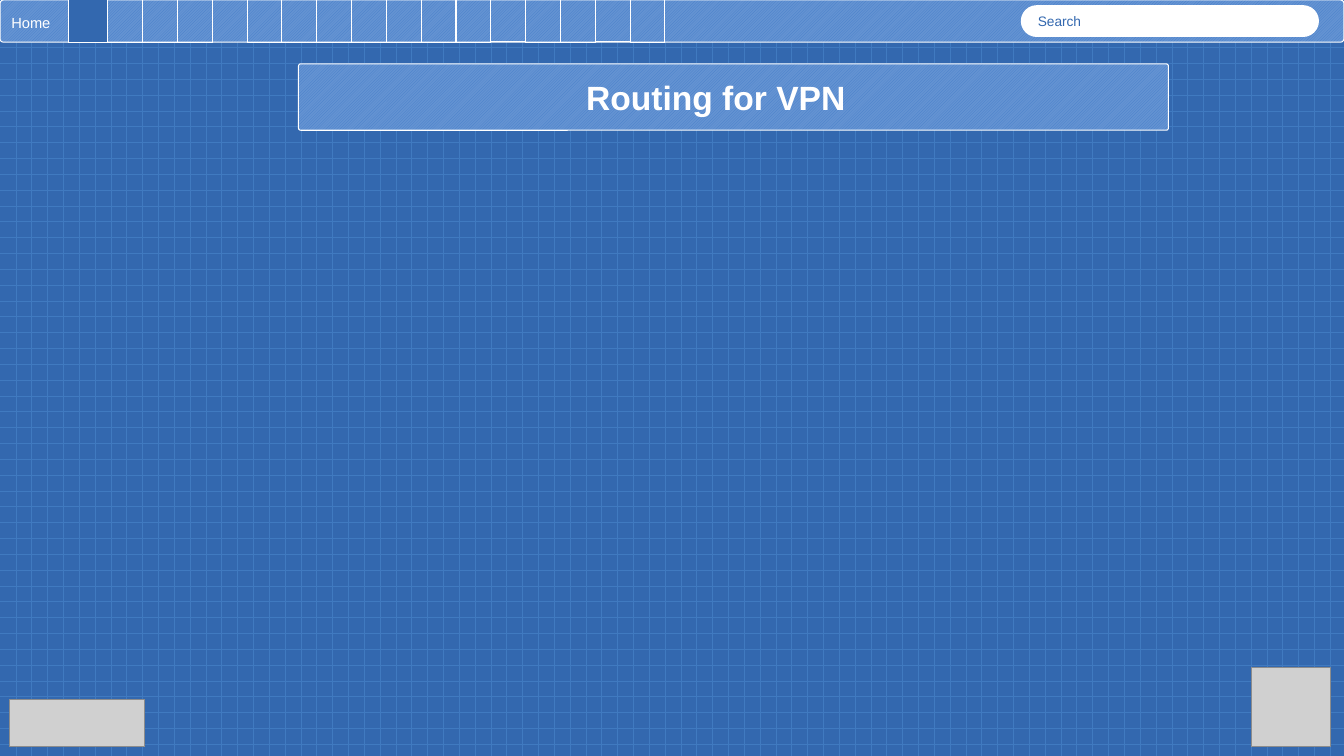
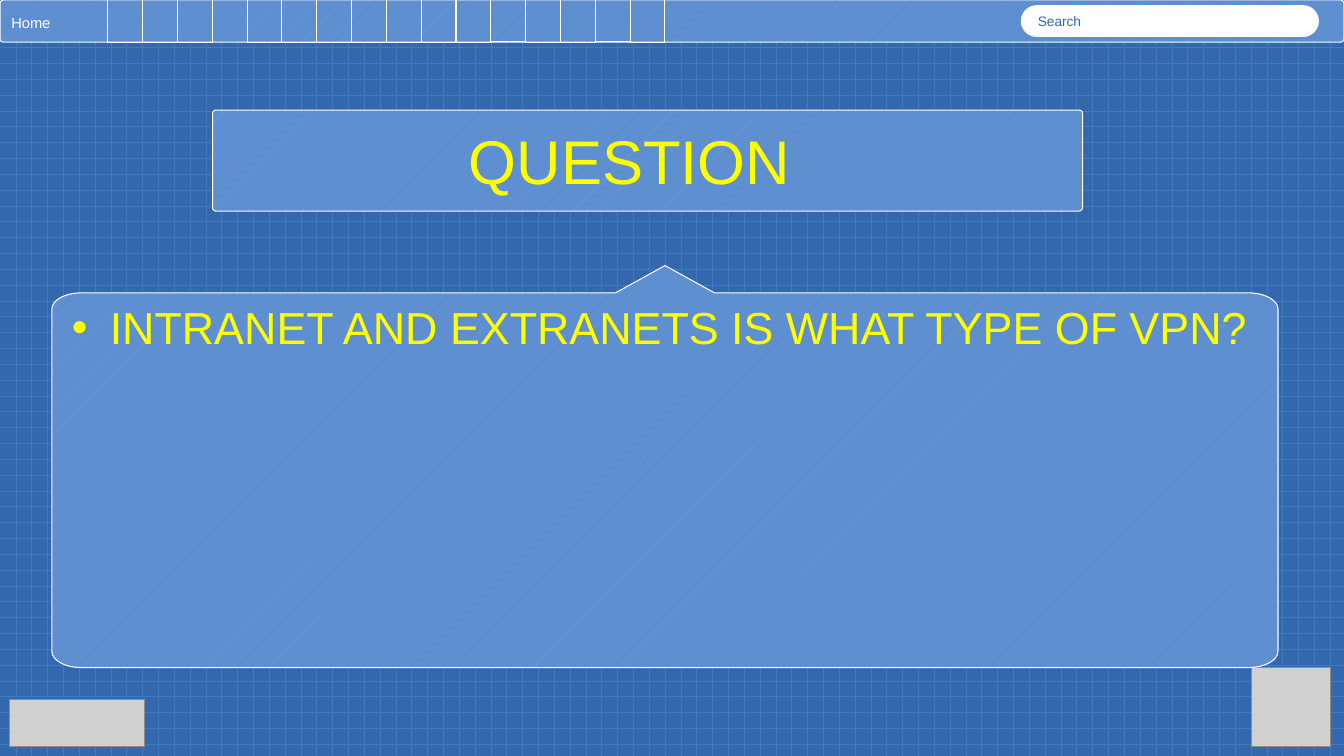
Before and after one commit to austinsonger/DataCommunicationsandNetworking-RobertMorrisUniversity, a slide deck: slide 22 of Virtual Private Networks.pptx (slide 18 before the commit). Drawn at 1344x756 pixels with LibreOffice and Linux fonts; fonts in the diff are those of the drawing; grey boxes stand for pictures. Boxes give left, top, right and bottom in pixels: in the first picture for what was removed or moved away, otherwise in the second. Text is boxed around its words. In the diff, an @@ line names an element or a change of style, - is before the commit and + after.

```diff
--- a/Virtual Private Networks.pptx
+++ b/Virtual Private Networks.pptx
@@ rectangle removed at bbox=[69, 0, 108, 42] @@
@@ rounded rectangle "QUESTION": place and size @@
-rounded rectangle "QUESTION" at bbox=[298, 64, 1169, 130]
+rounded rectangle "QUESTION" at bbox=[213, 110, 1083, 211]
@@ text in rounded rectangle at bbox=[469, 141, 790, 196]: text changed; size 24 to 44 pt; text colour #FFFFFF to #FFFF00; bold off @@
-Routing for VPN
+QUESTION
@@ freeform shape added at bbox=[51, 266, 1277, 668], fill pattern #437CC9 on #6493D2, outline #FFFFFF 0.75 pt, 32 pt, text #FFFF00 @@
+• INTRANET AND EXTRANETS IS WHAT TYPE OF VPN?
```
Also in this commit, not shown: 18 other slides changed, 7 slides added, 19 slides removed, 3 other files.
